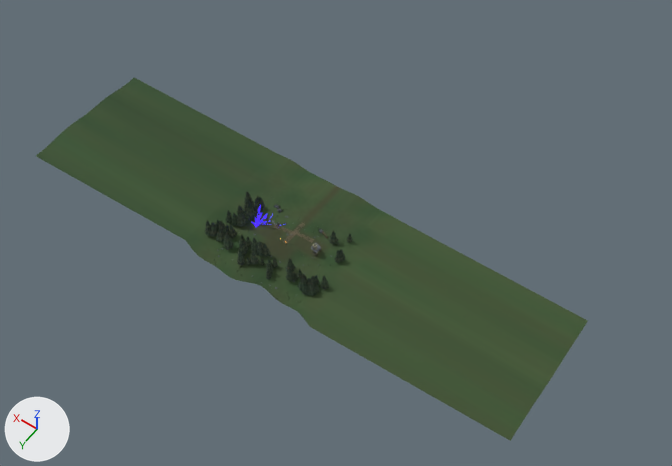
The Blender file Unity/Assets/Art_Reboot/Phase1/Source~/EnvironmentReview/environmentv2.blend, before and after one commit.
Camera for both pictures: a 50 mm camera at (-115.9, 135.8, 230.3) aimed at (-9.4, -13.3, -4.0). The lights are fixed; the arrows at lower left show +X, +Y and +Z. The picture after the commit comes second.

Objects in the first picture: 'Family_environment'.
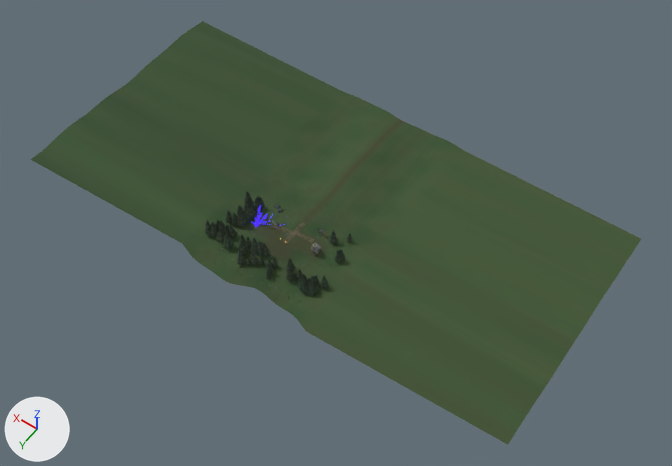
The change, as a diff of the scene's bpy script:
```diff
--- a/Unity/Assets/Art_Reboot/Phase1/Source~/EnvironmentReview/environmentv2.blend.py
+++ b/Unity/Assets/Art_Reboot/Phase1/Source~/EnvironmentReview/environmentv2.blend.py
@@ me_rolling_clearing_with_flat_building_contact @@
 # used by ob_family_environment; location = (0.0, 0.0, 0.0)
-me_rolling_clearing_with_flat_building_contact.from_pydata(...)  # 32134 vertices, 25808 faces; spans x -90.0..90.0, y -27.0..22.0, z -1.0..11.0
+me_rolling_clearing_with_flat_building_contact.from_pydata(...)  # 32134 vertices, 25808 faces; spans x -90.0..90.0, y -65.0..24.0, z -1.0..11.0
+# me_rolling_clearing_with_flat_building_contact part 1: 5265 of 32134 vertices moved; they spanned x -90.0..90.0, y -27.0..22.0, z -1.0..1.0 and now span x -90.0..90.0, y -65.0..24.0, z -1.0..1.0; mean shift (0.0, -5.0, 0.0); largest move (-90.0, -27.0, 0.0) -> (-90.0, -65.0, -1.0)
 me_rolling_clearing_with_flat_building_contact.materials.append(mat_reboot_atlas)
```

Location of each change, (x1, y1, x2, y2) in pixels of the pictures (672 x 466 px):
'Family_environment', reshaped
    before: (36, 78, 588, 441)
    after: (30, 21, 641, 445)
